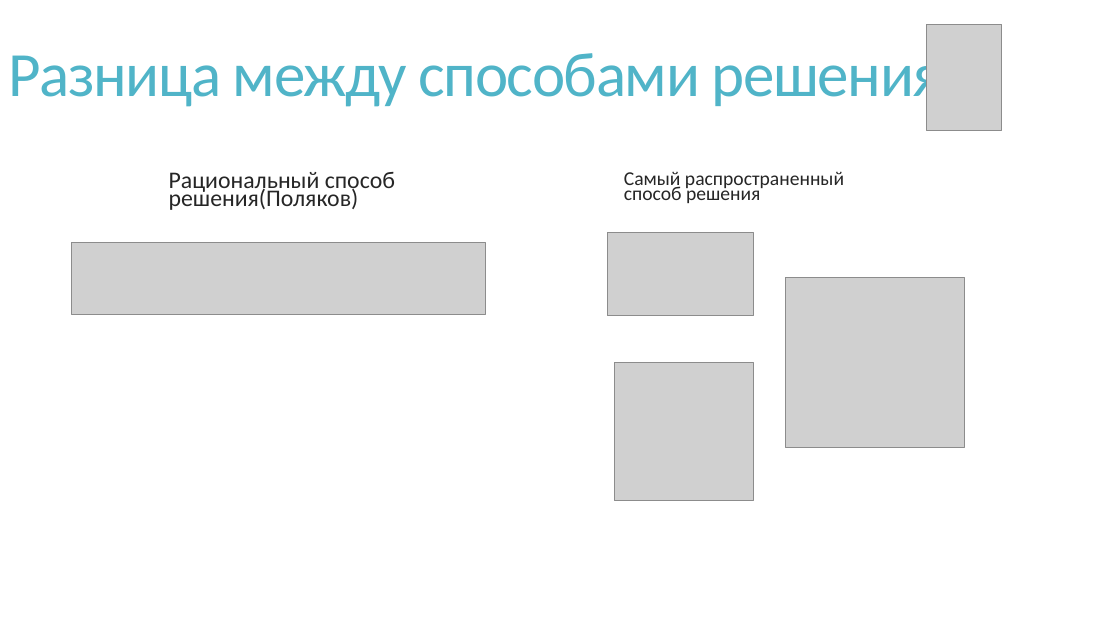
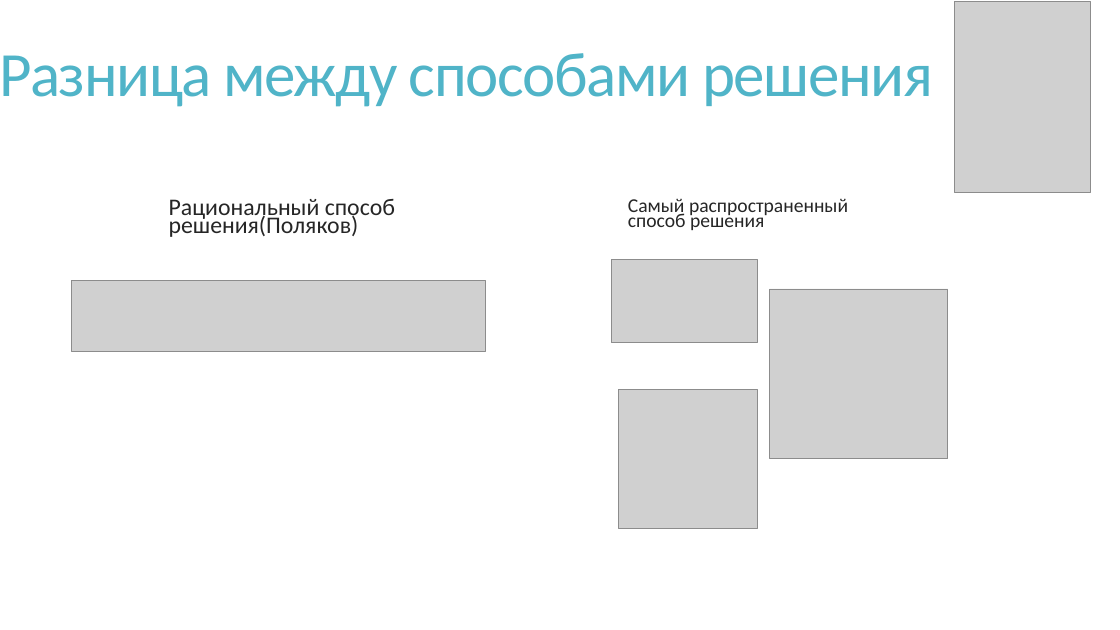
Before and after one commit to VladPetrov3/School_Project_EGE, a slide deck: slide 19 of Организация проекта/Теория игр.pptx (slide 16 before the commit). Drawn at 1120x630 pixels with LibreOffice and Linux fonts; fonts in the diff are those of the drawing; grey boxes stand for pictures. Boxes give left, top, right and bottom in pixels: in the first picture for what was removed or moved away, otherwise in the second. Text is boxed around its words. In the diff, an @@ line names an element or a change of style, - is before the commit and + after.

```diff
--- a/Организация проекта/Теория игр.pptx
+++ b/Организация проекта/Теория игр.pptx
@@ title "Разница между способами решения" rewrapped from [8,44,943,112] to [0,53,933,107] @@
@@ picture: place and size @@
-picture at [927,24,1002,130]
+picture at [954,1,1091,192]
@@ text "Рациональный способ решения(Поляков)": place and size @@
-text "Рациональный способ решения(Поляков)" at [169,172,395,210]
+text "Рациональный способ решения(Поляков)" at [169,199,395,237]
@@ text "Самый распространенный способ решения": place and size @@
-text "Самый распространенный способ решения" at [624,171,844,203]
+text "Самый распространенный способ решения" at [628,198,848,230]
@@ picture: place and size @@
-picture at [607,233,754,316]
+picture at [611,260,757,343]
@@ picture: place and size @@
-picture at [72,243,486,314]
+picture at [72,280,486,351]
@@ picture: place and size @@
-picture at [786,278,964,448]
+picture at [770,289,948,459]
@@ picture: place and size @@
-picture at [614,363,754,501]
+picture at [618,390,758,528]
```
Also in this commit, not shown: 6 other slides changed, 4 slides added, 5 slides removed, 3 other files.
